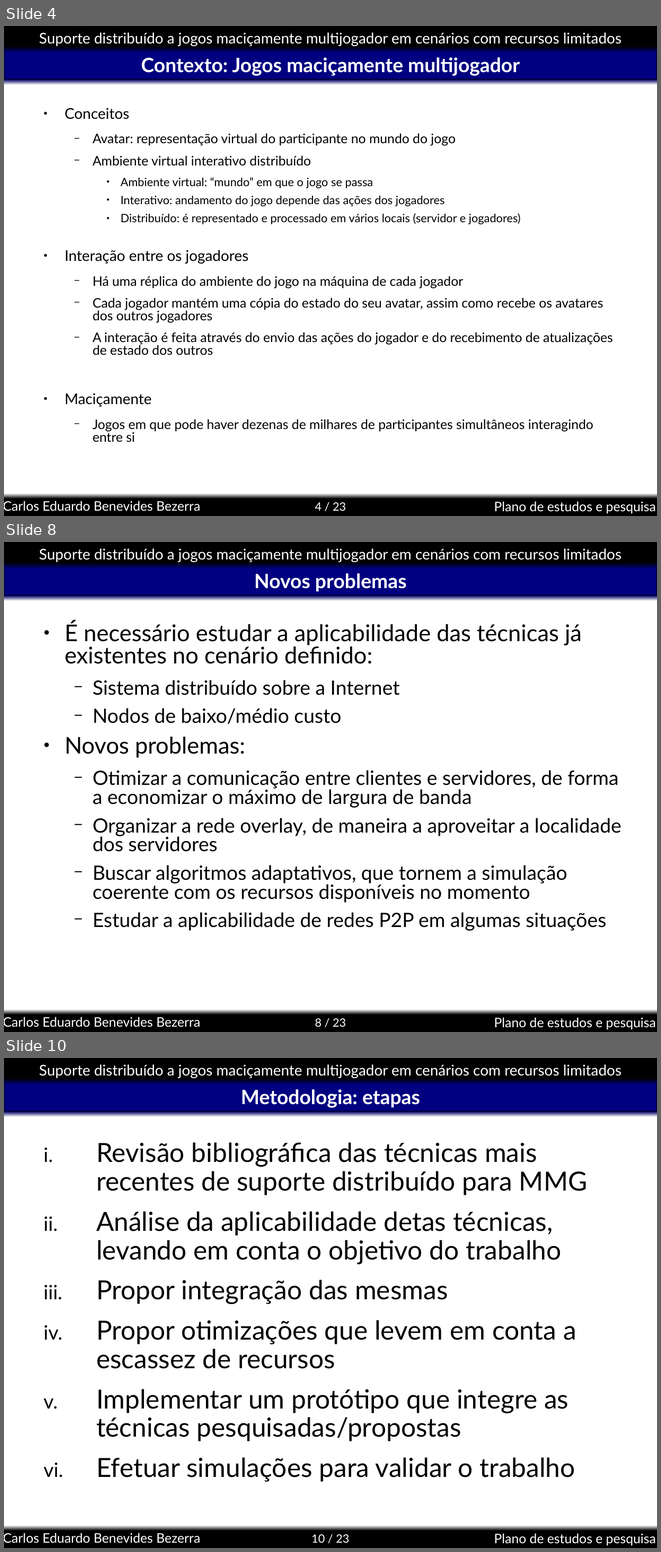
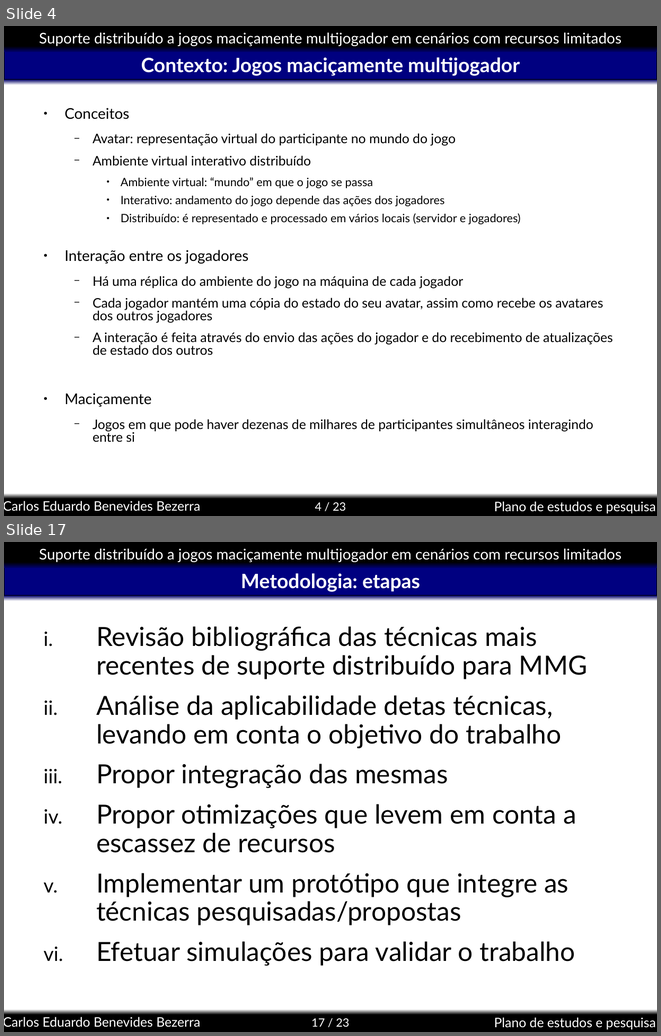
Before and after one commit to kdubezerra/kdubezerra, a slide deck: textos/semac/Semac_Defesa.ppt. Shown one above the other, each under a label of ours: slides 4, 8 and 10 before the commit, slides 4 and 17 after it; the slides between them are not shown. The pictures are 661x1552 and 661x1036 pixels, drawn with LibreOffice and Linux fonts; fonts in the diff are those of the drawing; background and template pictures are left out. Boxes give left, top, right and bottom in pixels: in the first picture for what was removed or moved away, otherwise in the second. Text is boxed around its words. In the diff, an @@ line names an element or a change of style, - is before the commit and + after.

```diff
--- a/textos/semac/Semac_Defesa.ppt
+++ b/textos/semac/Semac_Defesa.ppt
@@ slide 8 removed at [4, 542, 657, 1032], background #FFFFFF; not listed: 8 template elements that a slide beside it also shows @@
@@ title removed at [254, 573, 407, 592] @@
-Novos problemas
@@ text removed at [64, 621, 621, 930] @@
-● É necessário estudar a aplicabilidade das técnicas já existentes no cenário definido:
-  − Sistema distribuído sobre a Internet
-  − Nodos de baixo/médio custo
-● Novos problemas:
-  − Otimizar a comunicação entre clientes e servidores, de forma a economizar o máximo de largura de banda
-  − Organizar a rede overlay, de maneira a aproveitar a localidade dos servidores
-  − Buscar algoritmos adaptativos, que tornem a simulação coerente com os recursos disponíveis no momento
-  − Estudar a aplicabilidade de redes P2P em algumas situações
@@ what was slide 10 is now slide 17 @@
@@ page number at [311, 1018, 349, 1026]: text changed @@
-10 / 23
+17 / 23
```
Also in this commit, not shown: 4 slides changed, 8 slides added, 4 other files.
